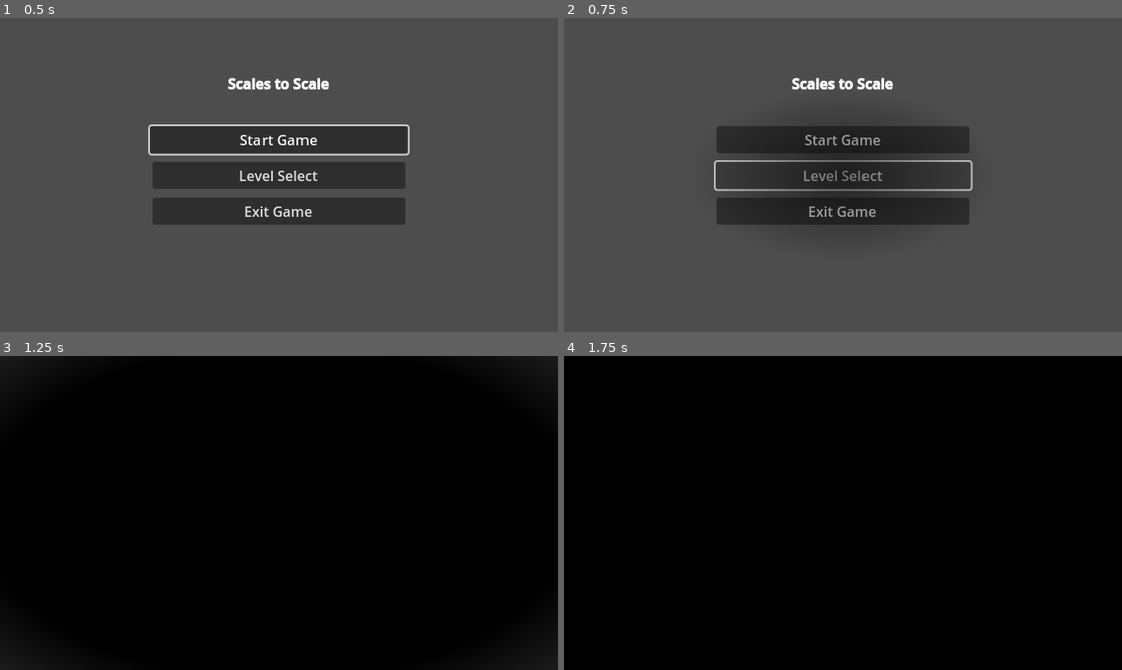
Above: before the commit, frames 1-4 (two rows, left to right).
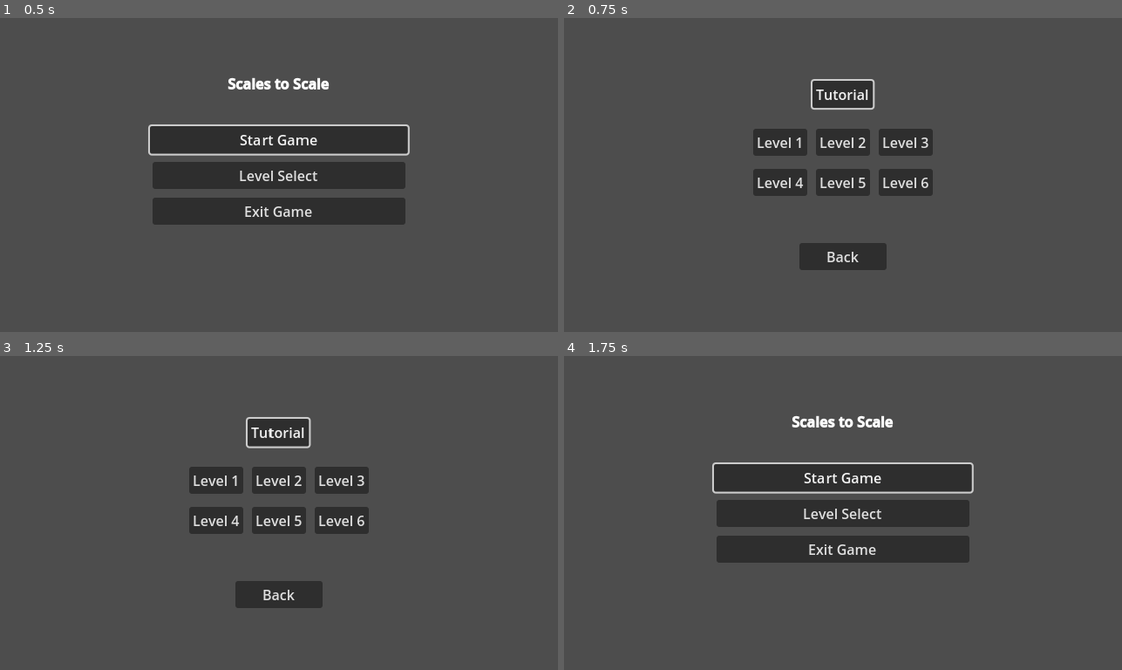
Above: after the commit, the same moments.

Repository: Robocraft999/ScalesToScale
Game: Godot game, scene res://scenes/root.tscn
The game is run twice, just before and just after one commit, with the same random seed, the same clock (stepped at 60 frames per second) and the same inputs. The engine's default icon, where the game draws it, is replaced by a stand-in: a white triangle on a blue panel in a dark square.
Inputs (mouse positions are in pixels of both pictures, inside the frame that each line leads up to):
- Up to frame 1 (0.5 s): no input
- Up to frame 2 (0.75 s): click "Level Select" at 0.5 s
- Up to frame 3 (1.25 s): no input
- Up to frame 4 (1.75 s): click (843, 594) at 1.25 s, where only the run after the commit has a clickable "Back"

Frame 1 is identical in both runs. In frame 2, 11% of the frame differs, in the area x 26-74%, y 18-81%; in frame 3, 100%, in the area x 0-100%, y 0-100%; in frame 4, 100%.

Commit message:
removed transition to and from select scene

Diff:
--- a/scripts/levels/level_select.gd
+++ b/scripts/levels/level_select.gd
@@ -4,7 +4,7 @@
 	$CanvasLayer/CenterContainer/VBoxContainer/Tutorial.grab_focus()
 
 func _on_back_pressed() -> void:
-	SceneLoader.load_level_scene_by_name(OptionsManager.SceneName.MAIN_MENU)
+	SceneLoader.load_level_scene_by_name(OptionsManager.SceneName.MAIN_MENU, false)
 
 
 func _on_tutorial_pressed() -> void:
--- a/scripts/levels/main_menu.gd
+++ b/scripts/levels/main_menu.gd
@@ -14,4 +14,4 @@
 	SceneLoader.load_level_scene_by_name(OptionsManager.SceneName.TUTORIAL)
 
 func _on_level_button_pressed():
-	SceneLoader.load_level_scene_by_name(OptionsManager.SceneName.LEVEL_SELECT)
+	SceneLoader.load_level_scene_by_name(OptionsManager.SceneName.LEVEL_SELECT, false)
--- a/shaders/transition.tres
+++ b/shaders/transition.tres
@@ -95,7 +95,6 @@
 
 }
 "
-graph_offset = Vector2(-45.7909, 25.0909)
 mode = 1
 flags/light_only = false
 nodes/fragment/0/position = Vector2(1360, 100)
